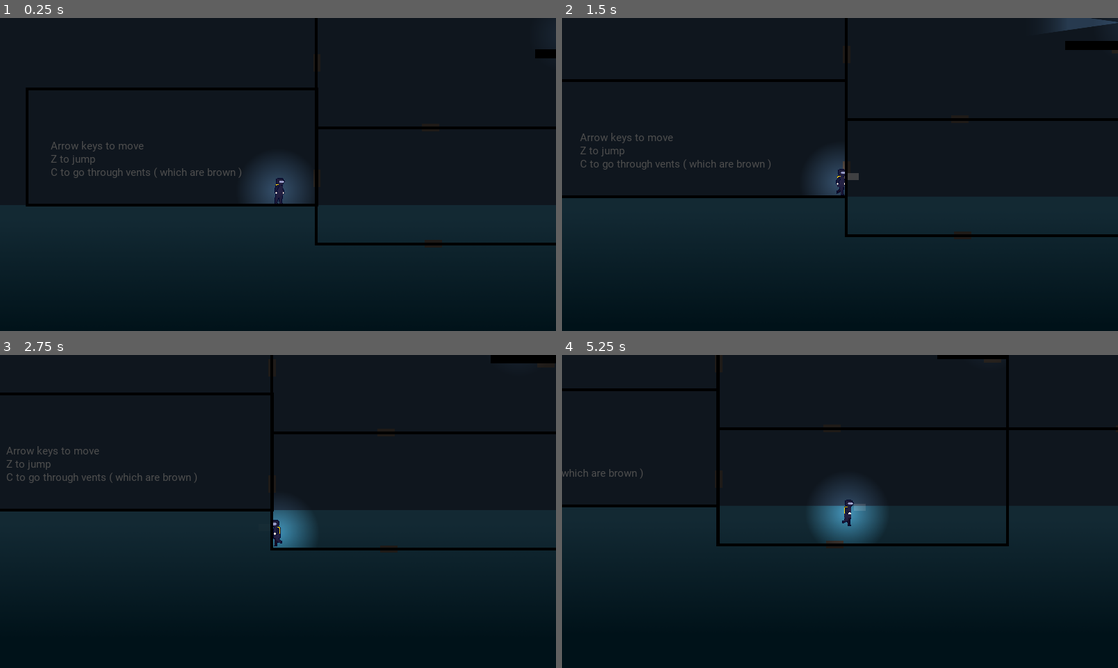
Above: before the commit, frames 1-4 (two rows, left to right).
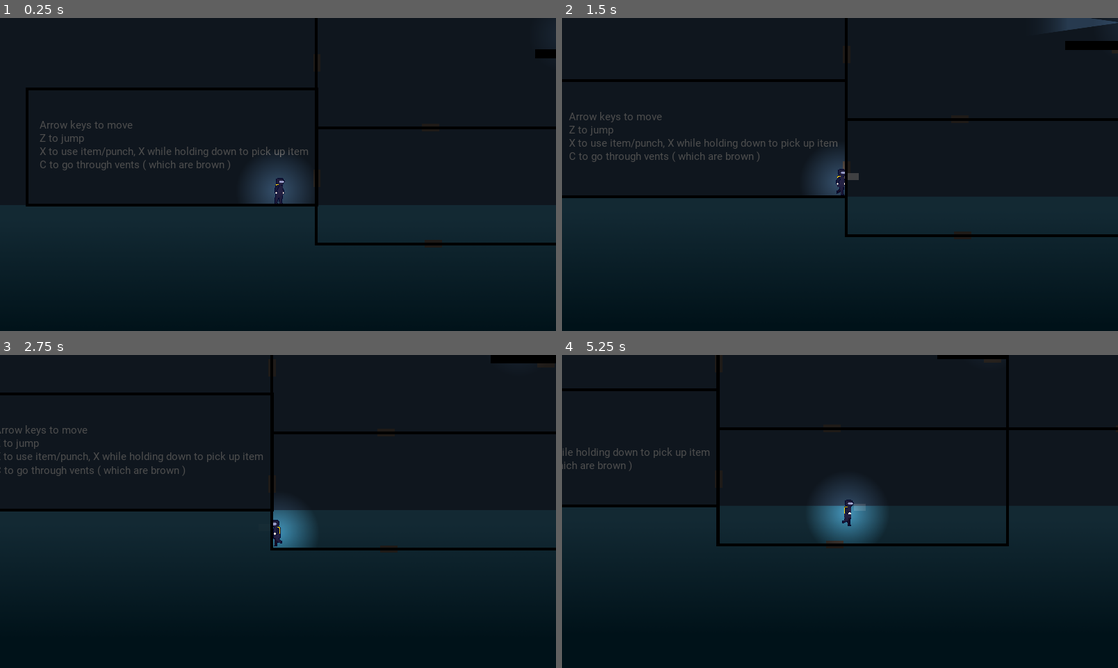
Above: after the commit, the same moments.

Repository: creikey/coldline-florida
Game: Godot game, scene res://Level/Main.tscn
Same seed, same stepped clock (60 frames per second), same inputs: the game is played once before the commit and once after it.
Inputs:
- Up to frame 1 (0.25 s): no input
- Up to frame 2 (1.5 s): hold C (g_enter_gateway) 0.53-1.28 s; hold Right (g_right) from 0.53 s (still down); tap Z (g_jump) at 0.77 s; tap X (g_use_item) at 1.35 s
- Up to frame 3 (2.75 s): tap Z (g_jump) at 1.52 s; release Right (g_right) at 2.03 s; hold Left (g_left) from 2.03 s (still down); hold C (g_enter_gateway) from 2.03 s (still down)
- Up to frame 4 (5.25 s): release Left (g_left) at 2.78 s; release C (g_enter_gateway) at 2.78 s; hold Right (g_right) 2.78-4.28 s; tap X (g_use_item) at 2.85, 4.35 s; tap Z (g_jump) at 3.02, 3.77, 4.52 s; hold C (g_enter_gateway) 3.53-4.28 s; hold Left (g_left) 4.28-5.03 s; hold Right (g_right) from 5.03 s (still down); hold C (g_enter_gateway) from 5.03 s (still down)

The runs differ from the first frame. In frame 1, 1.1% of the frame differs, in the area x 7-56%, y 32-52%; in frame 2, 1.1%; in frame 3, 1.1%; in frame 4, 0.4%.

Commit message:
Add punching causing enemies to knock out

Diff:
--- a/src/Items/PunchItem/PunchItem.gd
+++ b/src/Items/PunchItem/PunchItem.gd
@@ -3,9 +3,20 @@
 onready var _placeholder_feedback: ColorRect = $PlaceholderFeedback
 onready var _punch_sound: AudioStreamPlayer = $PunchSound
 
+var _waiting_to_punch: bool = false
+
 func use():
 	_placeholder_feedback.modulate.a = 1.0
+	_waiting_to_punch = true
 	_punch_sound.play()
+
+func _physics_process(delta):
+	if _waiting_to_punch:
+		_waiting_to_punch = false
+		var space_state = get_world_2d().direct_space_state
+		var result: Dictionary = space_state.intersect_ray(to_global(Vector2(0, 0)), to_global(Vector2(40, 0)))
+		if not result.empty() and result.collider.is_in_group("knockoutable"):
+			result.collider.knock_out()
 
 func _process(delta):
 	_placeholder_feedback.modulate.a = lerp(_placeholder_feedback.modulate.a, 0.0, delta*2.0)
--- a/src/Level/Main.tscn
+++ b/src/Level/Main.tscn
@@ -144,13 +144,14 @@
 texture = ExtResource( 7 )
 
 [node name="InstructionLabel" type="Label" parent="Level"]
-margin_left = -899.44
-margin_top = 398.808
-margin_right = -554.44
-margin_bottom = 533.808
+margin_left = -938.497
+margin_top = 326.993
+margin_right = -7.4975
+margin_bottom = 507.993
 custom_fonts/font = SubResource( 4 )
 text = "Arrow keys to move
 Z to jump
+X to use item/punch, X while holding down to pick up item
 C to go through vents ( which are brown )"
 __meta__ = {
 "_edit_use_anchors_": false
--- a/src/PhysicalBodies/Enemy/Enemy.gd
+++ b/src/PhysicalBodies/Enemy/Enemy.gd
@@ -6,10 +6,10 @@
 var horizontal: float = 1.0
 
 var angry: bool = false setget set_angry
-var dead: bool = false
 var time: float = 0.0
 var my_normal_speed: float = 100.0
 var my_angry_speed: float = 270.0
+var _knocked_out: bool = false
 
 func set_angry(new_angry):
 	angry = new_angry
@@ -23,7 +23,7 @@
 		$FireTimer.stop()
 
 func _physics_process(delta):
-	if dead:
+	if _knocked_out:
 		return
 	time += delta
 	accel = Vector2()
@@ -66,6 +66,12 @@
 	my_normal_speed = rand_range(90, 170)
 	my_angry_speed = rand_range(230, 280)
 
+func knock_out():
+	$AnimatedSprite.play("unconscious")
+	$VisionLight.visible = false
+	$FireTimer.stop()
+	$CollisionShape2D.disabled = true
+	_knocked_out = true
 
 func _on_PhysicsBodyMover_moved_through_vent():
 	vel = Vector2()
--- a/src/PhysicalBodies/Enemy/Enemy.tscn
+++ b/src/PhysicalBodies/Enemy/Enemy.tscn
@@ -16,6 +16,7 @@
 [ext_resource path="res://PhysicalBodies/Enemy/Sprite/sailor_walking_animation/sailor_walking_animation7.png" type="Texture" id=14]
 [ext_resource path="res://Items/ItemHolder.gd" type="Script" id=15]
 [ext_resource path="res://Items/PunchItem/PunchItem.tscn" type="PackedScene" id=16]
+[ext_resource path="res://PhysicalBodies/Enemy/Sprite/placeholder_unconscious.png" type="Texture" id=17]
 
 [sub_resource type="RectangleShape2D" id=1]
 extents = Vector2( 15.5179, 44.9826 )
@@ -26,6 +27,11 @@
 "loop": true,
 "name": "walking",
 "speed": 12.0
+}, {
+"frames": [ ExtResource( 17 ) ],
+"loop": true,
+"name": "unconscious",
+"speed": 5.0
 } ]
 
 [sub_resource type="OccluderPolygon2D" id=3]
@@ -33,6 +39,7 @@
 
 [node name="Enemy" type="KinematicBody2D" groups=[
 "enemies",
+"knockoutable",
 ]]
 script = ExtResource( 1 )
 
Not shown: 1 places in src/PhysicalBodies/Enemy/Enemy.tscn that only renumber resources
Binary file added: src/PhysicalBodies/Enemy/Sprite/placeholder_unconscious.png
Not shown, added: src/PhysicalBodies/Enemy/Sprite/placeholder_unconscious.png.import
